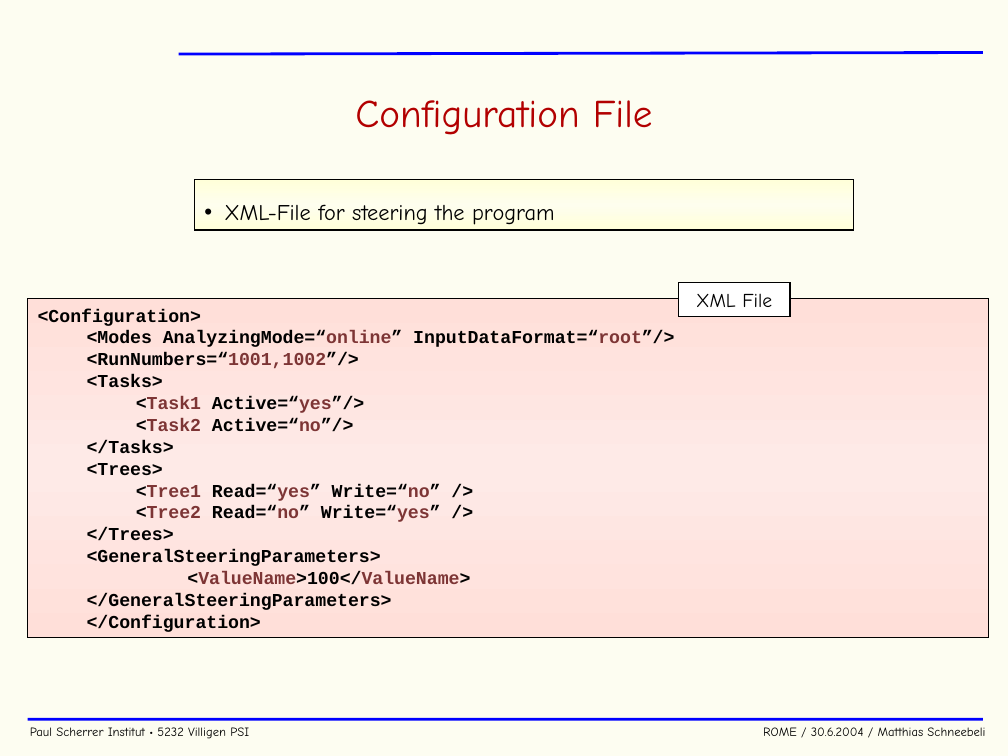
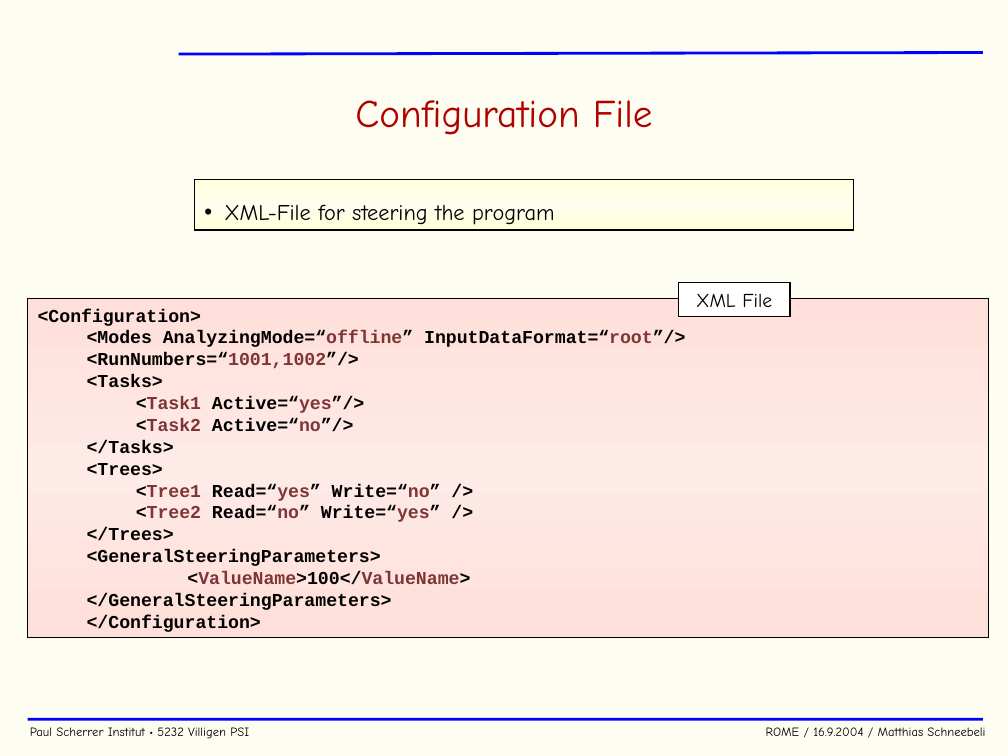
Before and after one commit to cjpl/rome, a slide deck: slide 26 of documentation/ROME.ppt. Drawn at 1008x756 pixels with LibreOffice and Linux fonts; fonts in the diff are those of the drawing; background and template pictures are left out. Boxes give left, top, right and bottom in pixels: in the first picture for what was removed or moved away, otherwise in the second. Text is boxed around its words. In the diff, an @@ line names an element or a change of style, - is before the commit and + after.

```diff
--- a/documentation/ROME.ppt
+++ b/documentation/ROME.ppt
@@ text in rectangle at [87, 331, 685, 347]: text changed @@
-  <Modes AnalyzingMode=“online” InputDataFormat=“root”/>
+  <Modes AnalyzingMode=“offline” InputDataFormat=“root”/>
@@ text at [30, 727, 985, 739]: text changed @@
-Paul Scherrer Institut • 5232 Villigen PSI ROME / 30.6.2004 / Matthias Schneebeli
+Paul Scherrer Institut • 5232 Villigen PSI ROME / 16.9.2004 / Matthias Schneebeli
```
Also in this commit, not shown: 36 other slides changed, 1 slide added.
